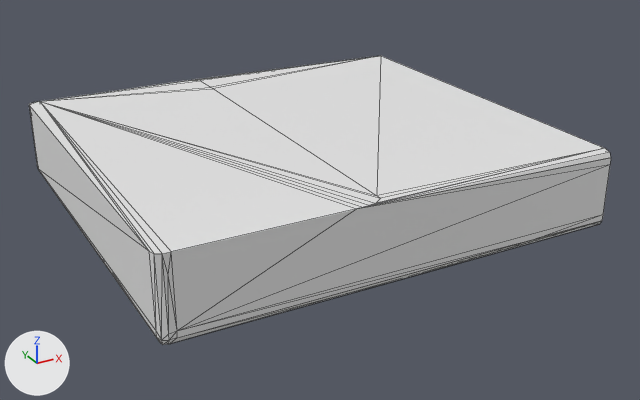
Two versions of the OBJ model urdf/meshes/arch_hole_1/arch_hole_convex_coll_000.obj, one commit apart.
Before and after are seen from a 50 mm camera at (-0.0612, -0.1185, 0.0053) aimed at (-0.0114, -0.028, -0.04). Arrows for +X, +Y and +Z are at lower left; the lights stay in place. The first picture is the older version. Mesh edges are drawn as thin lines. Where no turn or scale is listed for an object, it has been applied to the vertices.

Script lines for the objects in view, before the commit:
```python
me_arch_hole_convex_coll_000 = bpy.data.meshes.new('arch_hole_convex_coll_000')
me_arch_hole_convex_coll_000.from_pydata(...)  # 73 vertices, 142 faces; spans x -0.0404..0.0148, y -0.0504..0.0004, z -0.0404..-0.0306
ob_arch_hole_convex_coll_000 = bpy.data.objects.new('arch_hole_convex_coll_000', me_arch_hole_convex_coll_000)
ob_arch_hole_convex_coll_000.location = (0.0, 0.0, 0.0)
```
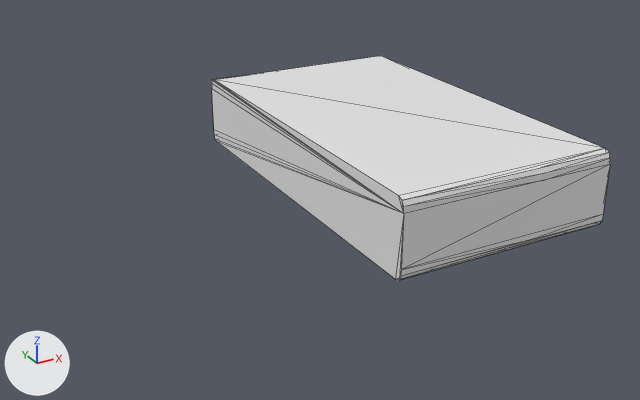
What changed in the scene script:
```text
Change me_arch_hole_convex_coll_000:
    used by ob_arch_hole_convex_coll_000; location = (0.0, 0.0, 0.0)
    remove me_arch_hole_convex_coll_000.from_pydata(...)  # 73 vertices, 142 faces; spans x -0.0404..0.0148, y -0.0504..0.0004, z -0.0404..-0.0306
    add me_arch_hole_convex_coll_000.from_pydata(...)  # 45 vertices, 86 faces; spans x -0.014..0.0148, y -0.0504..0.0004, z -0.0404..-0.0308
    me_arch_hole_convex_coll_000 part 1
    46 vertices are removed from x -0.0404..-0.014, y -0.0504..0.0004, z -0.0404..-0.0306
    133 faces are deleted
    5 vertices are added at (0.0045, -0.0504, -0.0324), (0.0045, -0.0504, -0.0316), (0.0045, 0.0004, -0.0324), (0.0045, -0.05, -0.031), (0.0045, 0.0004, -0.0317)
    13 new vertices lie (-0.0288, 0.0, 0.0) away from vertices in x 0.0148, y -0.0504..0.0004, z -0.0396..-0.0308
    77 new faces join them
```

Location of each change, (x1, y1, x2, y2) in pixels of the pictures (640 x 400 px):
'arch_hole_convex_coll_000', reshaped (31% narrower, 22% shorter): before (29, 56, 611, 345); after (212, 56, 611, 280)
